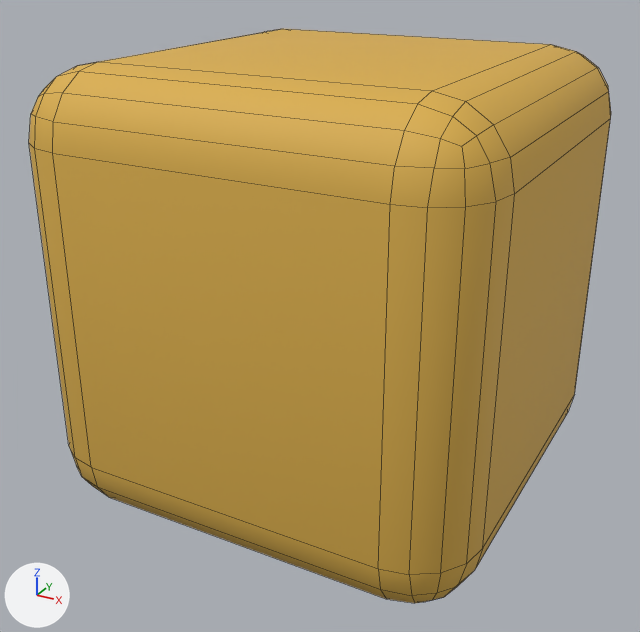
Before and after pictures for a commit that changed the FBX model Assets/Dice/Dice.fbx.
Camera for both pictures: a 50 mm camera at (0.715, -1.37, 0.594) aimed at (-0.015, -0.043, -0.07). Arrows for +X, +Y and +Z are at lower left; the lights stay in place. Mesh edges are drawn as thin lines. Where no turn or scale is listed for an object, it has been applied to the vertices.

Objects in the first picture: 'Dice'.
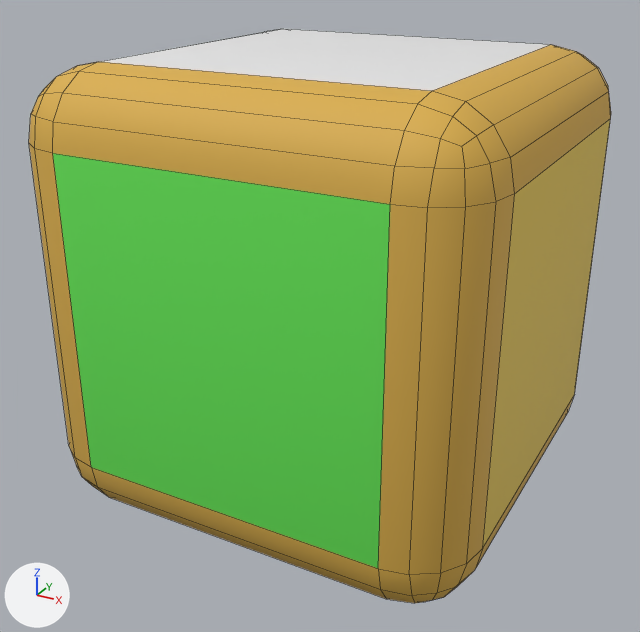
Pixel boxes [x1, y1, x2, y2] of what changed, in the pictures (640 x 632 px):
part 1 of me_cube_005, recoloured (orange to white)
    both: [100, 29, 551, 91]
part 2 of me_cube_005, recoloured
    both: [53, 153, 390, 568]
part 3 of me_cube_005, recoloured
    both: [483, 118, 611, 547]

Diff of the bpy script that builds the scene:
```diff
--- a/Assets/Dice/Dice.fbx.py
+++ b/Assets/Dice/Dice.fbx.py
@@ mat_diceface1 @@
+mat_diceface1 = principled_material('DiceFace1')
+mat_diceface1.base_color = (0.8, 0.8, 0.8)  # white #e7e7e7
+mat_diceface1.roughness = 0.69
@@ mat_diceface6 @@
+mat_diceface6 = principled_material('DiceFace6')
+mat_diceface6.base_color = (0.8, 0.13, 0.697)  # pink #e765d9
+mat_diceface6.roughness = 0.69
@@ mat_diceface3 @@
+mat_diceface3 = principled_material('DiceFace3')
+mat_diceface3.base_color = (0.1, 0.0997, 0.8)  # blue #5959e7
+mat_diceface3.roughness = 0.69
@@ mat_diceface2 @@
+mat_diceface2 = principled_material('DiceFace2')
+mat_diceface2.base_color = (0.13, 0.8, 0.0936)  # green #65e756
+mat_diceface2.roughness = 0.69
@@ mat_diceface5 @@
+mat_diceface5 = principled_material('DiceFace5')
+mat_diceface5.base_color = (0.8, 0.157, 0.0879)  # red #e76e54
+mat_diceface5.roughness = 0.69
@@ mat_diceface4 @@
+mat_diceface4 = principled_material('DiceFace4')
+mat_diceface4.base_color = (0.8, 0.583, 0.0908)  # yellow #e7c955
+mat_diceface4.roughness = 0.69
@@ me_cube_005 @@
 me_cube_005.from_pydata(...)  # 152 vertices, 150 faces; spans x -0.4..0.4, y -0.4..0.4, z -0.4..0.4
 # used by ob_dice; location = (0.0, 0.0, 0.0)
+# me_cube_005 part 1: the 1 face centred in x 0.0, y 0.0, z 0.4 switches from mat_dice (orange #dbaf4a) to mat_diceface1 (white #e7e7e7)
+# me_cube_005 part 2: the 1 face centred in x 0.0, y -0.4, z 0.0 switches from mat_dice (orange #dbaf4a) to mat_diceface2 (green #65e756)
+# me_cube_005 part 3: the 1 face centred in x 0.4, y 0.0, z 0.0 switches from mat_dice (orange #dbaf4a) to mat_diceface4 (yellow #e7c955)
 me_cube_005.materials.append(mat_dice)
+me_cube_005.materials.append(mat_diceface1)  # white #e7e7e7
+me_cube_005.materials.append(mat_diceface2)  # green #65e756
+me_cube_005.materials.append(mat_diceface3)  # blue #5959e7
+me_cube_005.materials.append(mat_diceface4)  # yellow #e7c955
+me_cube_005.materials.append(mat_diceface5)  # red #e76e54
+me_cube_005.materials.append(mat_diceface6)  # pink #e765d9
```
